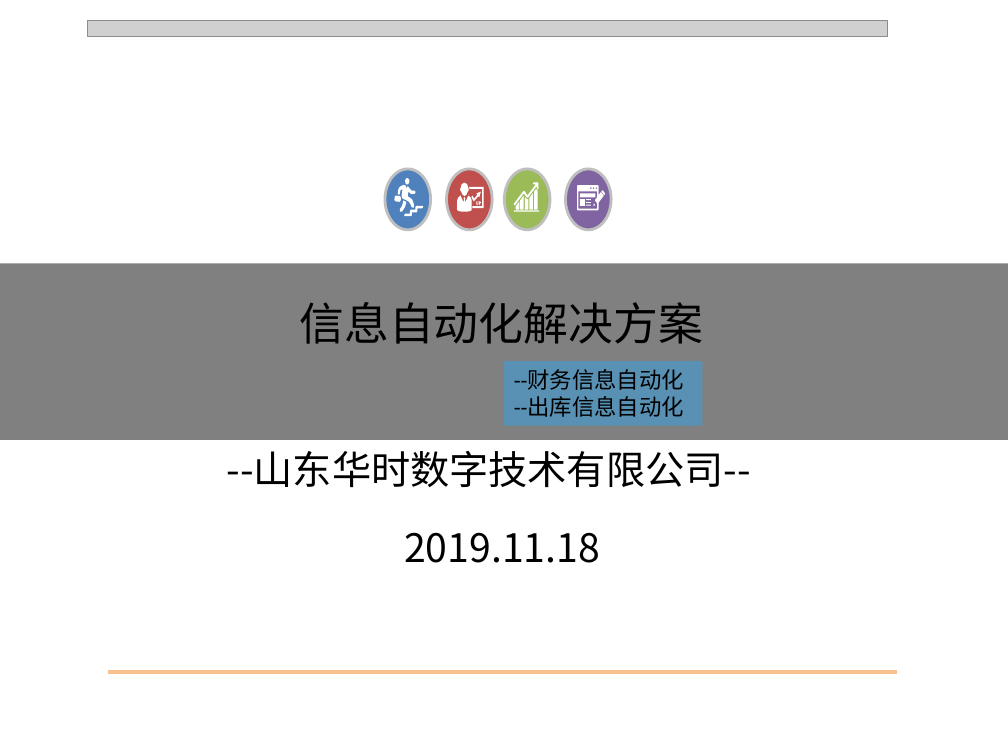
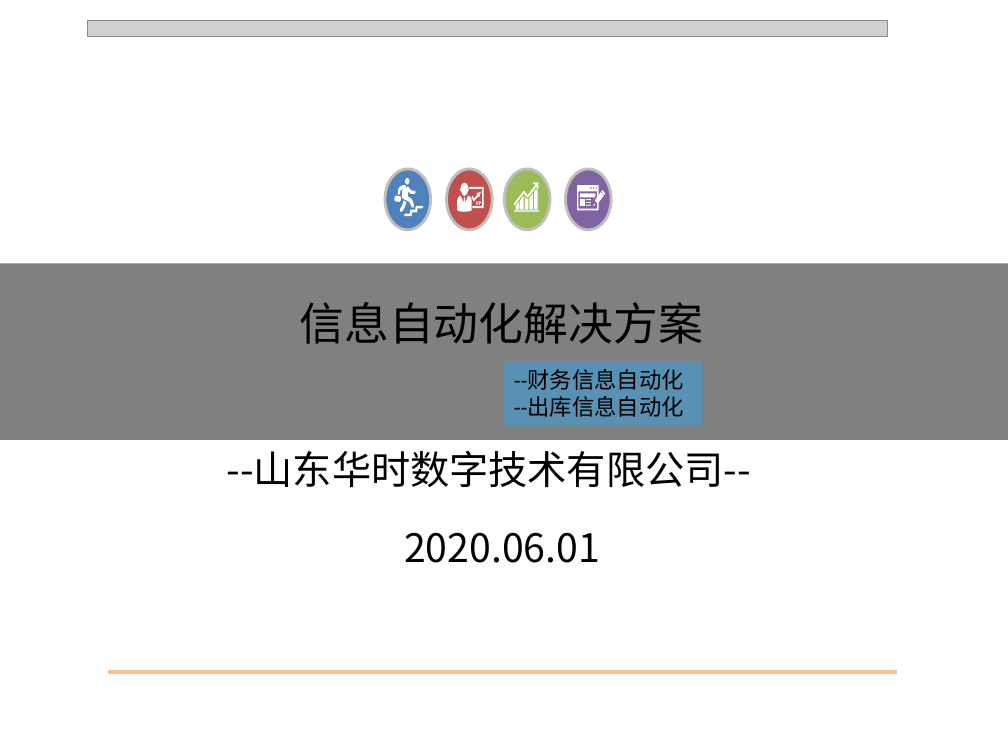
Before and after one commit to qq840937370/Automation_CodeReading, a slide deck: slide 1 of Docs/信息自动化解决方案.pptx. Drawn at 1008x756 pixels with LibreOffice and Linux fonts; fonts in the diff are those of the drawing; grey boxes stand for pictures. Boxes give left, top, right and bottom in pixels: in the first picture for what was removed or moved away, otherwise in the second. Text is boxed around its words. In the diff, an @@ line names an element or a change of style, - is before the commit and + after.

```diff
--- a/Docs/信息自动化解决方案.pptx
+++ b/Docs/信息自动化解决方案.pptx
@@ text at box(404, 532, 600, 563): text changed @@
-2019.11.18
+2020.06.01
```
Also in this commit, not shown: 2 other slides changed, 1 slide removed, 10 other files.
